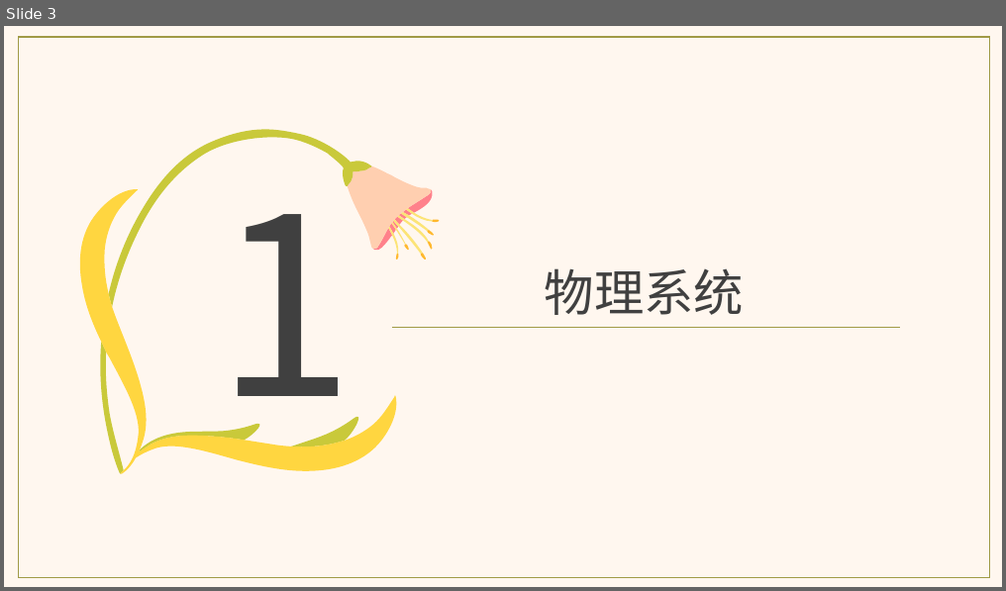
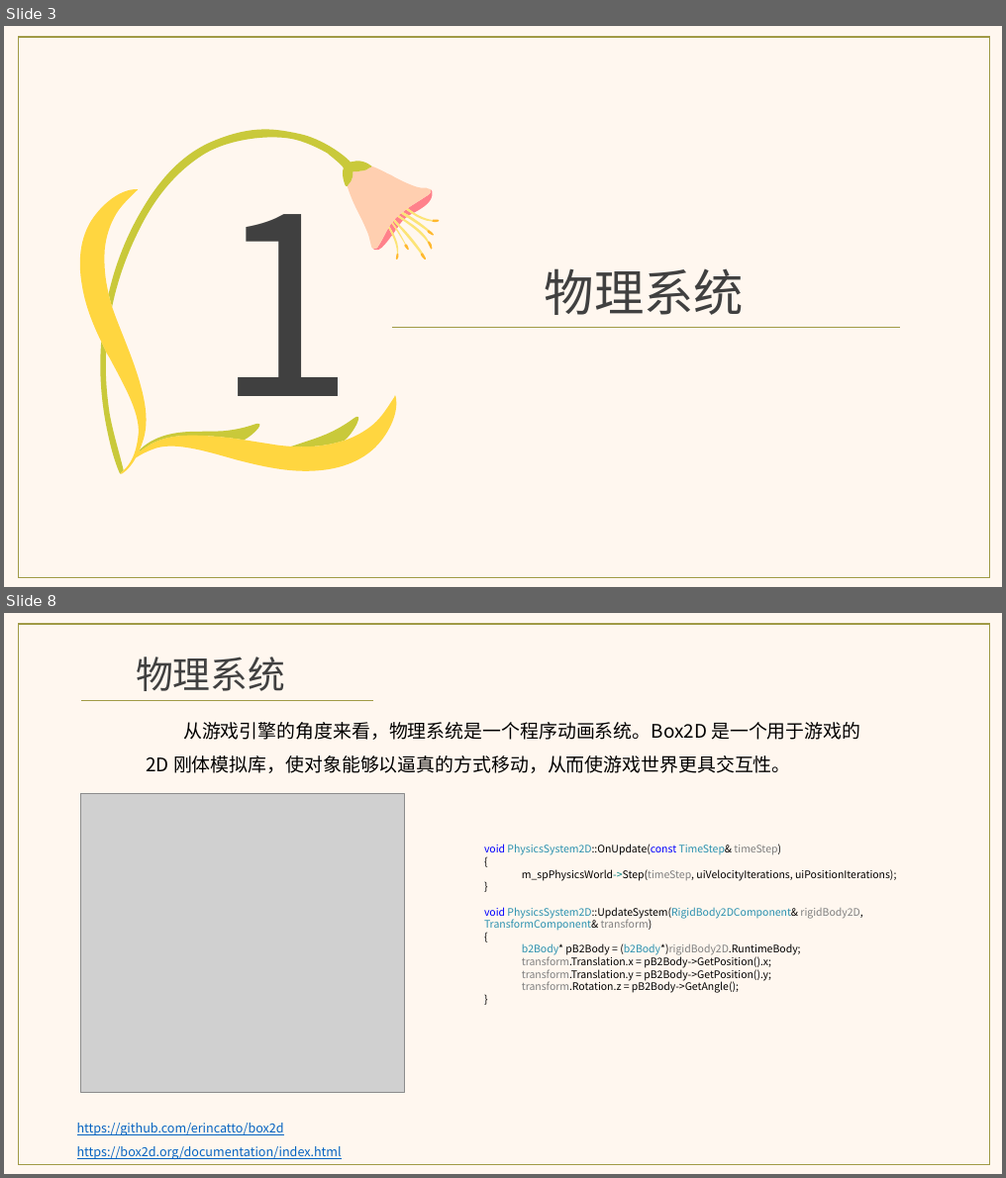
Before and after one commit to aliwanzi/SandTable, a slide deck: doc/从零开始写引擎之物理系统.pptx. Shown one above the other, each under a label of ours: slide 3 before the commit, slides 3 and 8 after it; the slides between them are not shown. The pictures are 1006x591 and 1006x1178 pixels, drawn with LibreOffice and Linux fonts; fonts in the diff are those of the drawing; grey boxes stand for pictures. Boxes give left, top, right and bottom in pixels: in the first picture for what was removed or moved away, otherwise in the second. Text is boxed around its words. In the diff, an @@ line names an element or a change of style, - is before the commit and + after.

```diff
--- a/doc/从零开始写引擎之物理系统.pptx
+++ b/doc/从零开始写引擎之物理系统.pptx
@@ slide 8 added at [4, 613, 1002, 1174], background #FFF7EF @@
@@ rectangle added at [18, 624, 990, 1164], outline #A09A45 1 pt @@
@@ text added at [136, 657, 285, 691], 36 pt, text #404040 @@
+物理系统
@@ line added from (81, 700) to (373, 700), #A09A45 0.5 pt @@
@@ text added at [146, 722, 860, 773], 18 pt, text #000000 @@
+从游戏引擎的角度来看，物理系统是一个程序动画系统。Box2D 是一个用于游戏的 2D 刚体模拟库，使对象能够以逼真的方式移动，从而使游戏世界更具交互性。
@@ picture added at [81, 793, 404, 1093] @@
@@ text added at [484, 844, 896, 993], 10 pt, text #000000 @@
+void PhysicsSystem2D::OnUpdate(const TimeStep& timeStep)
+{
+  m_spPhysicsWorld->Step(timeStep, uiVelocityIterations, uiPositionIterations);
+}
+void PhysicsSystem2D::UpdateSystem(RigidBody2DComponent& rigidBody2D, TransformComponent& transform)
+{
+  b2Body* pB2Body = (b2Body*)rigidBody2D.RuntimeBody;
+  transform.Translation.x = pB2Body->GetPosition().x;
+  transform.Translation.y = pB2Body->GetPosition().y;
+  transform.Rotation.z = pB2Body->GetAngle();
+}
@@ text added at [77, 1123, 284, 1136], 12 pt, text #0563C1, underline @@
+https://github.com/erincatto/box2d
@@ text added at [77, 1147, 342, 1159], 12 pt, text #0563C1, underline @@
+https://box2d.org/documentation/index.html
```
Also in this commit, not shown: 2 slides changed, 6 other slides added, 9 slides removed, 5 other files.
